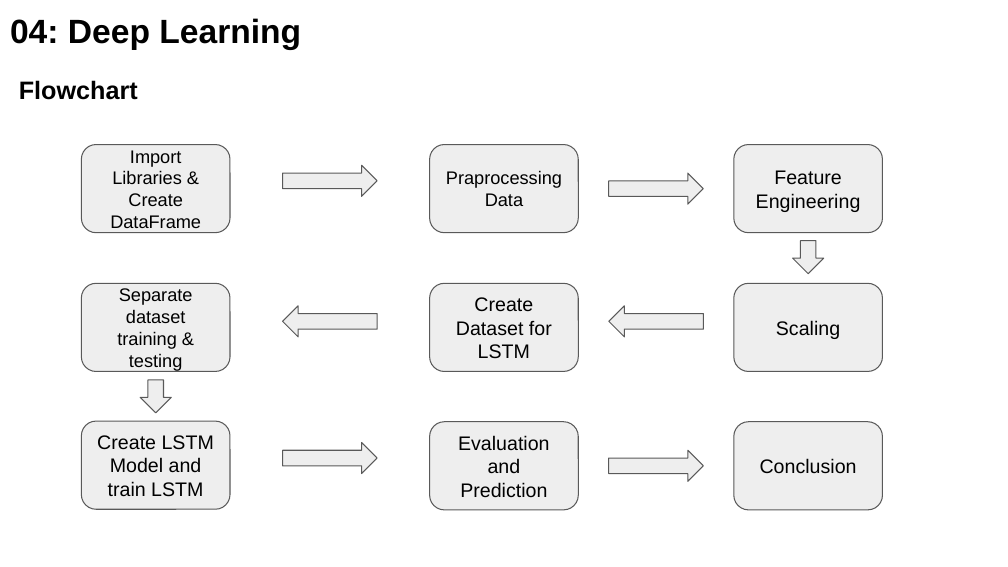
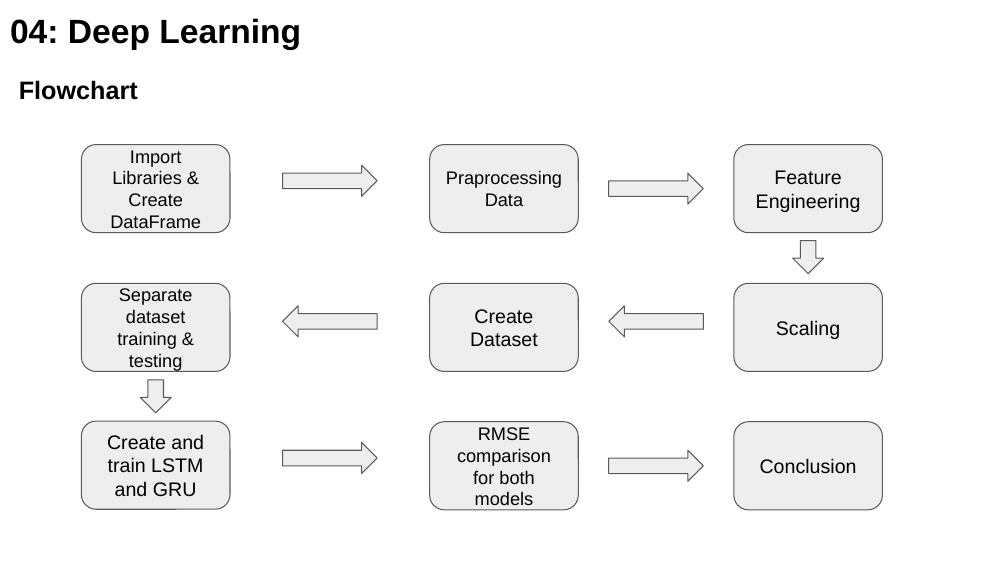
Before and after one commit to wendykusman/ProjectDataScience, a slide deck: slide 39 of DataScienceProject -Wendy Kusman.pptx (slide 38 before the commit). Drawn at 1008x567 pixels with LibreOffice and Linux fonts; fonts in the diff are those of the drawing; background and template pictures are left out. Boxes give left, top, right and bottom in pixels: in the first picture for what was removed or moved away, otherwise in the second. Text is boxed around its words. In the diff, an @@ line names an element or a change of style, - is before the commit and + after.

```diff
--- a/DataScienceProject -Wendy Kusman.pptx
+++ b/DataScienceProject -Wendy Kusman.pptx
@@ text in rounded rectangle at [470,309,538,347]: text changed @@
-Create Dataset for LSTM
+Create Dataset
@@ text in rounded rectangle at [107,434,204,497]: text changed @@
-Create LSTM Model and train LSTM
+Create and train LSTM and GRU
@@ text in rounded rectangle at [457,427,551,505]: text changed; size 14 to 13 pt @@
-Evaluation and Prediction
+RMSE comparison for both models
```
Also in this commit, not shown: 8 other slides changed, 7 slides added, 2 slides removed.
